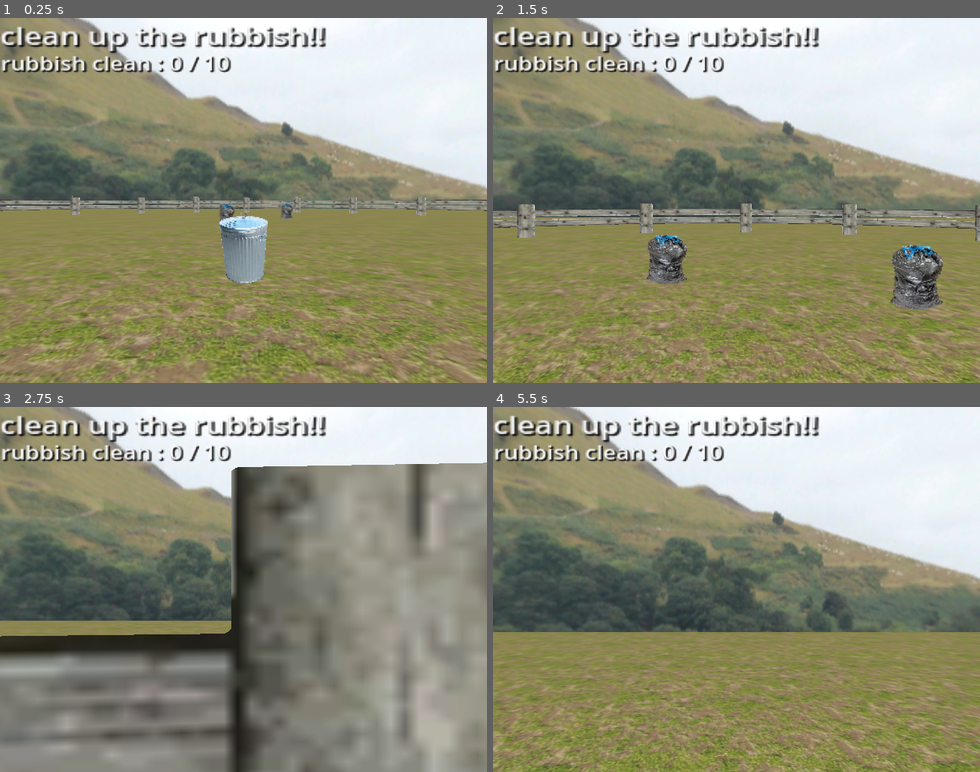
Above: before the commit, frames 1-4 (two rows, left to right).
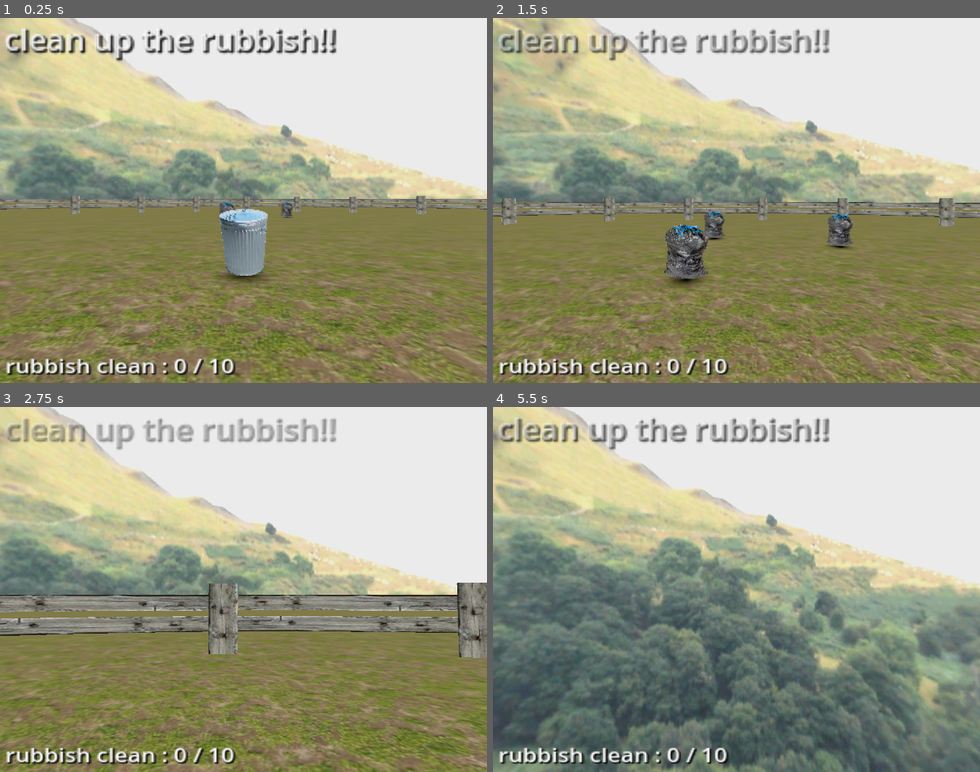
Above: after the commit, the same moments.

Repository: N3phryte/Rubbish-Game
Game: Godot game, scene res://scene.tscn
Same seed, same stepped clock (60 frames per second), same inputs: the game is played once before the commit and once after it.
Inputs (mouse positions are in pixels of both pictures, inside the frame that each line leads up to):
- Up to frame 1 (0.25 s): no input
- Up to frame 2 (1.5 s): move the mouse to (760, 200) at 0.52 s; hold W (move_forward) from 0.53 s (still down); tap Space (jump) at 0.6, 0.77, 1.07, 1.35 s; move the mouse to (712, 200) at 1.27 s
- Up to frame 3 (2.75 s): keep holding W (move_forward); tap Space (jump) at 1.52, 1.82, 2.1 s; move the mouse to (253, 582) at 2.02 s
- Up to frame 4 (5.5 s): keep holding W (move_forward); move the mouse to (731, 596) at 2.77 s; tap Space (jump) at 2.85, 3.02, 3.32, 3.6, 3.77, 4.07, 4.35, 4.52, 4.82, 5.1 s; move the mouse to (775, 593) at 3.52 s; move the mouse to (697, 585) at 4.27 s; move the mouse to (741, 589) at 5.02 s

The runs differ from the first frame. In frame 1, 47% of the frame differs, in the area x 0-100%, y 0-100%; in frame 2, 53%; in frame 3, 85%; in frame 4, 78%.

Commit message:
General changes, updated UI

Diff:
--- a/icon.svg
+++ /dev/null
@@ -1 +0,0 @@
-<svg xmlns="http://www.w3.org/2000/svg" width="128" height="128"><rect width="124" height="124" x="2" y="2" fill="#363d52" stroke="#212532" stroke-width="4" rx="14"/><g fill="#fff" transform="translate(12.322 12.322)scale(.101)"><path d="M105 673v33q407 354 814 0v-33z"/><path fill="#478cbf" d="m105 673 152 14q12 1 15 14l4 67 132 10 8-61q2-11 15-15h162q13 4 15 15l8 61 132-10 4-67q3-13 15-14l152-14V427q30-39 56-81-35-59-83-108-43 20-82 47-40-37-88-64 7-51 8-102-59-28-123-42-26 43-46 89-49-7-98 0-20-46-46-89-64 14-123 42 1 51 8 102-48 27-88 64-39-27-82-47-48 49-83 108 26 42 56 81zm0 33v39c0 276 813 276 814 0v-39l-134 12-5 69q-2 10-14 13l-162 11q-12 0-16-11l-10-65H446l-10 65q-4 11-16 11l-162-11q-12-3-14-13l-5-69z"/><path d="M483 600c0 34 58 34 58 0v-86c0-34-58-34-58 0z"/><circle cx="725" cy="526" r="90"/><circle cx="299" cy="526" r="90"/></g><g fill="#414042" transform="translate(12.322 12.322)scale(.101)"><circle cx="307" cy="532" r="60"/><circle cx="717" cy="532" r="60"/></g></svg>
--- a/project.godot
+++ b/project.godot
@@ -13,7 +13,6 @@
 config/name="wastegame"
 run/main_scene="uid://x2lx71gqbrhe"
 config/features=PackedStringArray("4.4", "Forward Plus")
-config/icon="res://icon.svg"
 
 [display]
 
--- a/rubbish.tscn
+++ b/rubbish.tscn
@@ -15,3 +15,8 @@
 
 [node name="CollisionShape3D" type="CollisionShape3D" parent="."]
 shape = SubResource("BoxShape3D_u3cyc")
+
+[node name="SpotLight3D" type="SpotLight3D" parent="."]
+transform = Transform3D(1, 0, 0, 0, -4.37114e-08, 1, 0, -1, -4.37114e-08, 0, 0, 0)
+light_energy = 0.65
+light_negative = true
--- a/scene.tscn
+++ b/scene.tscn
@@ -12,31 +12,34 @@
 
 [sub_resource type="StandardMaterial3D" id="StandardMaterial3D_y2354"]
 albedo_texture = ExtResource("1_3253y")
-uv1_scale = Vector3(16, 16, 16)
+uv1_scale = Vector3(48, 48, 48)
 
 [sub_resource type="PlaneMesh" id="PlaneMesh_ni31j"]
 material = SubResource("StandardMaterial3D_y2354")
-size = Vector2(100, 100)
+size = Vector2(300, 300)
 
 [sub_resource type="BoxShape3D" id="BoxShape3D_3253y"]
 size = Vector3(100, 0.001, 100)
 
 [sub_resource type="PanoramaSkyMaterial" id="PanoramaSkyMaterial_xlvrw"]
 panorama = ExtResource("2_u3cyc")
-energy_multiplier = 1.2
+energy_multiplier = 2.97
 
 [sub_resource type="Sky" id="Sky_73fnb"]
 sky_material = SubResource("PanoramaSkyMaterial_xlvrw")
 
 [sub_resource type="Environment" id="Environment_5juve"]
 background_mode = 2
+background_color = Color(1, 1, 1, 1)
+background_energy_multiplier = 0.65
 sky = SubResource("Sky_73fnb")
+sky_custom_fov = 76.0
 ambient_light_source = 2
 ambient_light_color = Color(1, 1, 1, 1)
-reflected_light_source = 2
-ssao_power = 3.56762
-ssao_detail = 5.0
-adjustment_contrast = 1.42
+ssao_radius = 1.75
+ssao_intensity = 14.95
+adjustment_enabled = true
+adjustment_brightness = 0.92
 
 [sub_resource type="CapsuleMesh" id="CapsuleMesh_u3cyc"]
 
@@ -80,16 +83,19 @@
 [node name="Player" type="CharacterBody3D" parent="."]
 transform = Transform3D(-1, 0, -8.74228e-08, 0, 1, 0, 8.74228e-08, 0, -1, 0, 1, 0)
 script = ExtResource("3_m7jmp")
-speed = 20.0
+speed = 13.0
+jump_height = 2.0
+camera_sens = 4.0
 
 [node name="MeshInstance3D" type="MeshInstance3D" parent="Player"]
+visible = false
 mesh = SubResource("CapsuleMesh_u3cyc")
 
 [node name="CollisionShape3D" type="CollisionShape3D" parent="Player"]
 shape = SubResource("CapsuleShape3D_m7jmp")
 
 [node name="Camera3D" type="Camera3D" parent="Player"]
-transform = Transform3D(1, 0, 0, 0, 1, 0, 0, 0, 1, 0, 0.75, 0)
+transform = Transform3D(1, 0, 0, 0, 1, 0, 0, 0, 1, 0, 0.6, 0)
 
 [node name="Bin" type="Area3D" parent="."]
 transform = Transform3D(1, 0, 0, 0, 1, 0, 0, 0, 1, 0, 0.75, 5)
@@ -103,23 +109,32 @@
 [node name="CollisionShape3D" type="CollisionShape3D" parent="Bin"]
 shape = SubResource("BoxShape3D_u3cyc")
 
+[node name="SpotLight3D" type="SpotLight3D" parent="Bin"]
+transform = Transform3D(1, 0, 0, 0, -4.37114e-08, 1, 0, -1, -4.37114e-08, -0.0151596, 0.05198, 0.0874863)
+light_energy = 0.65
+light_negative = true
+
 [node name="UI" type="Node" parent="."]
 script = ExtResource("6_y2354")
 
-[node name="cleanup" type="Label" parent="UI"]
-offset_right = 168.0
+[node name="cleanup" type="RichTextLabel" parent="UI"]
+offset_left = 5.0
+offset_top = -1.0
+offset_right = 177.0
 offset_bottom = 23.0
-scale = Vector2(2.54589, 1.97879)
+scale = Vector2(2.59844, 2.44444)
 theme_override_colors/font_shadow_color = Color(0, 0, 0, 1)
+bbcode_enabled = true
 text = "clean up the rubbish!!"
 
-[node name="score" type="Label" parent="UI"]
-offset_left = 1.0
-offset_top = 41.0
-offset_right = 128.0
-offset_bottom = 64.0
+[node name="score" type="RichTextLabel" parent="UI"]
+offset_left = 7.0
+offset_top = 439.0
+offset_right = 254.0
+offset_bottom = 471.0
 scale = Vector2(1.88746, 1.56349)
 theme_override_colors/font_shadow_color = Color(0, 0, 0, 1)
+bbcode_enabled = true
 text = "rubbish clean : 0"
 
 [node name="Sprite2D" type="Sprite2D" parent="UI"]
--- a/ui.gd
+++ b/ui.gd
@@ -4,7 +4,7 @@
 
 func _process(delta: float) -> void:
 	$score.text = "rubbish clean : " + str(score) + " / " + str($"..".rubbish_amount)
-
+	$cleanup.text = "[pulse freq=1.0 color=#ffffff40 ease=-2.0]" + "clean up the rubbish!!"
 	$Sprite2D.visible = $"../Player".has_rubbish
 
 	if score == $"..".rubbish_amount:
Not shown, added: soundfx/Pickup.wav.import
Binary file added: textures/cityskyline.png
Not shown, changed: textures/cityskyline.png.import
Not shown, added: soundfx/Pickup.wav
